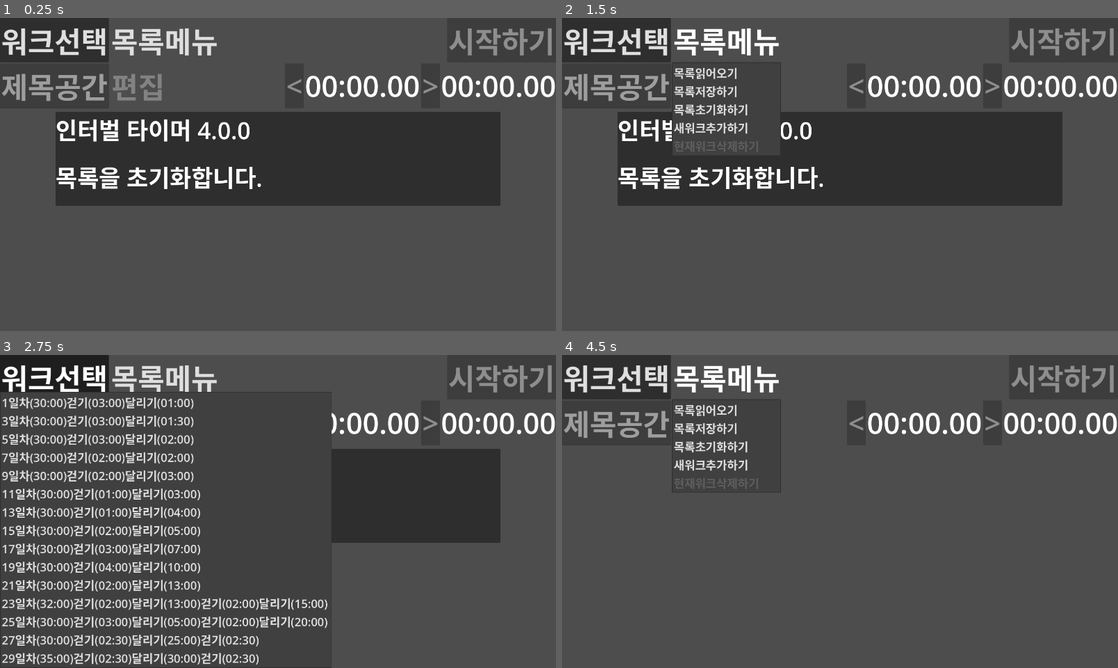
Above: before the commit, frames 1-4 (two rows, left to right).
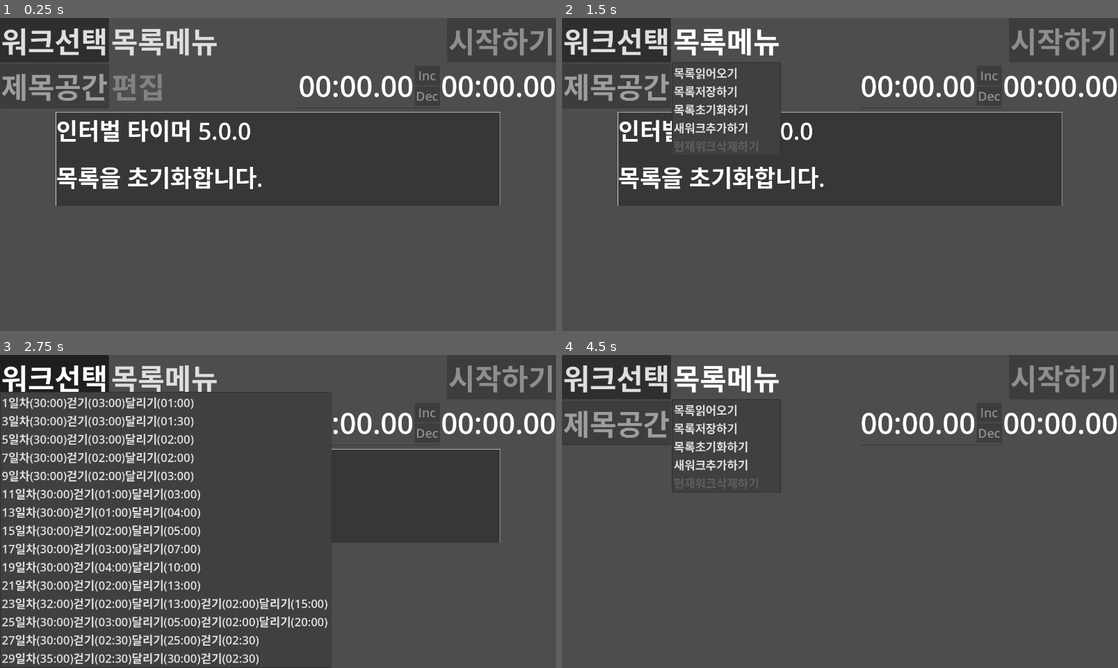
Above: after the commit, the same moments.

Repository: kasworld/maranic
Game: Godot game, scene res://main.tscn
Same seed, same stepped clock (60 frames per second), same inputs: the game is played once before the commit and once after it.
Inputs:
- Up to frame 1 (0.25 s): no input
- Up to frame 2 (1.5 s): click "워크선택" at 0.5 s; click "목록메뉴" at 1.25 s
- Up to frame 3 (2.75 s): click "워크선택" at 2 s
- Up to frame 4 (4.5 s): click "목록메뉴" at 2.75 s; click "워크선택" at 3.5 s; click "목록메뉴" at 4.25 s

The runs differ from the first frame. In frame 1, 2.4% of the frame differs, in the area x 10-90%, y 17-60%; in frame 2, 1.9%; in frame 3, 0.9%; in frame 4, 1.1%.

Commit message:
update timeedit, spinbox not use

Diff:
--- a/main.gd
+++ b/main.gd
@@ -22,7 +22,7 @@
 func _ready() -> void:
 	var vp_rect = get_viewport_rect()
 	var msgrect = Rect2( vp_rect.size.x * 0.1 ,vp_rect.size.y * 0.3 , vp_rect.size.x * 0.8 , vp_rect.size.y * 0.3 )
-	$TimedMessage.init(msgrect, tr("인터벌 타이머 4.0.0"))
+	$TimedMessage.init(msgrect, tr("인터벌 타이머 5.0.0"))
 	WorkListMenuButton.get_popup().theme = preload("res://menulist_theme.tres")
 	CmdMenuButton.get_popup().theme = preload("res://menulist_theme.tres")
 	WorkListMenuButton.get_popup().index_pressed.connect(work_list_menu_index_pressed)
--- a/subwork_node.gd
+++ b/subwork_node.gd
@@ -39,8 +39,6 @@
 func disable_buttons(b :bool)->void:
 	$MenuButton.disabled = b
 	$TimeEdit.disable_buttons(b)
-	#$SecDecButton.disabled = b
-	#$SecIncButton.disabled = b
 
 func reset_time()->void:
 	remainSec = subwork.second
--- a/time_edit/time_edit.gd
+++ b/time_edit/time_edit.gd
@@ -1,4 +1,8 @@
-extends Control
+extends PanelContainer
+
+@onready var seclabel = $HBoxContainer/SecLabel
+@onready var incbtn = $HBoxContainer/VBoxContainer/SecIncButton
+@onready var decbtn = $HBoxContainer/VBoxContainer/SecDecButton
 
 signal time_changed(diff :int)
 
@@ -7,14 +11,14 @@
 var max_inc_sec = 60
 
 func set_sec(s :int)->void:
-	$SecLabel.text = TickLib.tick2str(s)
+	seclabel.text = TickLib.tick2str(s)
 
 func clear()->void:
-	$SecLabel.text = TickLib.tick2str(0)
+	seclabel.text = TickLib.tick2str(0)
 
 func disable_buttons(b :bool)->void:
-	$SecDecButton.disabled = b
-	$SecIncButton.disabled = b
+	decbtn.disabled = b
+	incbtn.disabled = b
 
 func _on_sec_dec_button_button_down() -> void:
 	repeat_inc_sec = -1
--- a/time_edit/time_edit.tscn
+++ b/time_edit/time_edit.tscn
@@ -1,33 +1,51 @@
-[gd_scene load_steps=4 format=3 uid="uid://dllxbmyyau3u5"]
+[gd_scene load_steps=5 format=3 uid="uid://dllxbmyyau3u5"]
 
 [ext_resource type="Script" path="res://time_edit/time_edit.gd" id="1_1l5ua"]
-[ext_resource type="Theme" uid="uid://ppd28w7sx5wa" path="res://button_theme.tres" id="2_64npy"]
+[ext_resource type="Theme" uid="uid://bbytu4ty4m74p" path="res://updownbuttontheme.tres" id="3_cgpi6"]
 [ext_resource type="Theme" uid="uid://i63124txlj1h" path="res://label_theme.tres" id="3_p0w1i"]
 
-[node name="TimeEdit" type="HBoxContainer"]
-offset_right = 393.0
+[sub_resource type="StyleBoxFlat" id="StyleBoxFlat_mvqnd"]
+bg_color = Color(0.25098, 0.25098, 0.25098, 0)
+border_width_left = 1
+border_width_top = 1
+border_width_right = 1
+border_width_bottom = 1
+border_color = Color(0, 0, 0, 1)
+border_blend = true
+
+[node name="TimeEdit" type="PanelContainer"]
+offset_left = 343.0
+offset_right = 343.0
 offset_bottom = 145.0
+theme_override_styles/panel = SubResource("StyleBoxFlat_mvqnd")
 script = ExtResource("1_1l5ua")
 
-[node name="SecDecButton" type="Button" parent="."]
+[node name="Timer" type="Timer" parent="."]
+
+[node name="HBoxContainer" type="HBoxContainer" parent="."]
 layout_mode = 2
-theme = ExtResource("2_64npy")
-text = "<"
 
-[node name="SecLabel" type="Label" parent="."]
+[node name="SecLabel" type="Label" parent="HBoxContainer"]
 layout_mode = 2
 theme = ExtResource("3_p0w1i")
 text = "00:00"
 
-[node name="SecIncButton" type="Button" parent="."]
+[node name="VBoxContainer" type="VBoxContainer" parent="HBoxContainer"]
 layout_mode = 2
-theme = ExtResource("2_64npy")
-text = ">"
+alignment = 1
 
-[node name="Timer" type="Timer" parent="."]
+[node name="SecIncButton" type="Button" parent="HBoxContainer/VBoxContainer"]
+layout_mode = 2
+theme = ExtResource("3_cgpi6")
+text = "Inc"
 
-[connection signal="button_down" from="SecDecButton" to="." method="_on_sec_dec_button_button_down"]
-[connection signal="button_up" from="SecDecButton" to="." method="_on_sec_dec_button_button_up"]
-[connection signal="button_down" from="SecIncButton" to="." method="_on_sec_inc_button_button_down"]
-[connection signal="button_up" from="SecIncButton" to="." method="_on_sec_inc_button_button_up"]
+[node name="SecDecButton" type="Button" parent="HBoxContainer/VBoxContainer"]
+layout_mode = 2
+theme = ExtResource("3_cgpi6")
+text = "Dec"
+
 [connection signal="timeout" from="Timer" to="." method="_on_timer_timeout"]
+[connection signal="button_down" from="HBoxContainer/VBoxContainer/SecIncButton" to="." method="_on_sec_inc_button_button_down"]
+[connection signal="button_up" from="HBoxContainer/VBoxContainer/SecIncButton" to="." method="_on_sec_inc_button_button_up"]
+[connection signal="button_down" from="HBoxContainer/VBoxContainer/SecDecButton" to="." method="_on_sec_dec_button_button_down"]
+[connection signal="button_up" from="HBoxContainer/VBoxContainer/SecDecButton" to="." method="_on_sec_dec_button_button_up"]
--- /dev/null
+++ b/time_edit2/time_edit_2.gd
@@ -0,0 +1,9 @@
+extends HBoxContainer
+
+var updownarrow = preload("res://time_edit2/updownarrow.png")
+
+func _ready() -> void:
+	$HourSpinBox.get_line_edit().context_menu_enabled = false
+	$MinuteSpinBox.get_line_edit().context_menu_enabled = false
+	$SecondSpinBox.get_line_edit().context_menu_enabled = false
+	$HourSpinBox.theme.set_icon("theme_override_icons/updown","", updownarrow)
--- /dev/null
+++ b/time_edit2/time_edit_2.tscn
@@ -0,0 +1,23 @@
+[gd_scene load_steps=3 format=3 uid="uid://cr0slffbwke0w"]
+
+[ext_resource type="Script" path="res://time_edit2/time_edit_2.gd" id="1_6b6hp"]
+
+[sub_resource type="Theme" id="Theme_jgf8w"]
+
+[node name="TimeEdit2" type="HBoxContainer"]
+offset_right = 257.0
+offset_bottom = 31.0
+script = ExtResource("1_6b6hp")
+
+[node name="HourSpinBox" type="SpinBox" parent="."]
+layout_mode = 2
+theme = SubResource("Theme_jgf8w")
+allow_greater = true
+
+[node name="MinuteSpinBox" type="SpinBox" parent="."]
+layout_mode = 2
+max_value = 59.0
+
+[node name="SecondSpinBox" type="SpinBox" parent="."]
+layout_mode = 2
+max_value = 59.0
--- a/timed_message/timed_message.tscn
+++ b/timed_message/timed_message.tscn
@@ -1,7 +1,14 @@
-[gd_scene load_steps=3 format=3 uid="uid://c6cct2gj2a3im"]
+[gd_scene load_steps=4 format=3 uid="uid://c6cct2gj2a3im"]
 
 [ext_resource type="Script" path="res://timed_message/timed_message.gd" id="1_4npvt"]
 [ext_resource type="Theme" uid="uid://c2mukxm1c10ti" path="res://timed_message/timed_message.tres" id="1_d10pc"]
+
+[sub_resource type="StyleBoxFlat" id="StyleBoxFlat_w6bxv"]
+bg_color = Color(0.215686, 0.215686, 0.215686, 1)
+border_width_left = 2
+border_width_top = 2
+border_width_right = 1
+border_width_bottom = 1
 
 [node name="TimedMessage" type="PanelContainer"]
 offset_right = 358.0
@@ -9,6 +16,7 @@
 size_flags_horizontal = 3
 size_flags_vertical = 3
 theme = ExtResource("1_d10pc")
+theme_override_styles/panel = SubResource("StyleBoxFlat_w6bxv")
 script = ExtResource("1_4npvt")
 
 [node name="Timer" type="Timer" parent="."]
--- /dev/null
+++ b/updownbuttontheme.tres
@@ -0,0 +1,7 @@
+[gd_resource type="Theme" load_steps=2 format=3 uid="uid://bbytu4ty4m74p"]
+
+[sub_resource type="SystemFont" id="SystemFont_lb4h0"]
+
+[resource]
+default_font = SubResource("SystemFont_lb4h0")
+default_font_size = 43
Binary file added: time_edit2/updownarrow.png
Not shown, added: time_edit2/updownarrow.png.import
